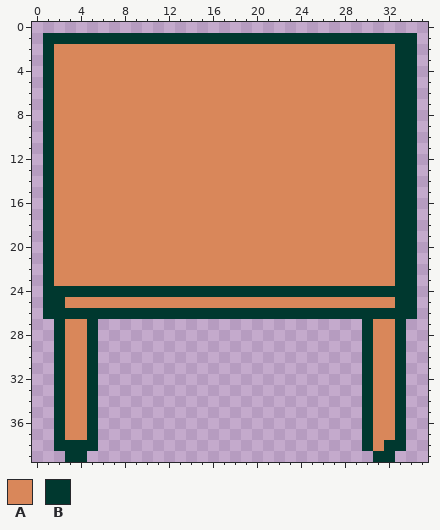
A pixel-art sprite gets an edit: assets/images/props/cafe/cafe-table.png. Above is the file before it was changed.
The file is 36x40 pixels.
Palette (. is transparent): A #d9875a  B #00382f
Once edited:
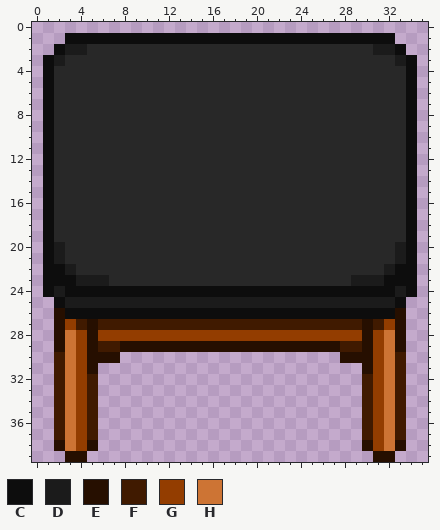
Colours new in this view: C #0d0d0d  D #1b1b1b  E #260f00  F #401a00  G #933d00  H #cd7434
Difference:
{"colour":"A","old":"#d9875a","new":"#282828"}
{"y":1,"x":1,"old":"BBBBBBBBBBBBBBBBBBBBBBBBBBBBBBBBBB","new":"..CCCCCCCCCCCCCCCCCCCCCCCCCCCCCC.."}
{"y":2,"x":1,"old":"BAAA","new":".CDD"}
{"y":2,"x":31,"old":"AABB","new":"DDC."}
{"y":3,"x":1,"old":"BA","new":"CD"}
{"y":3,"x":33,"old":"BB","new":"DC"}
{"y":4,"x":1,"old":"B","new":"C"}
{"y":4,"x":33,"old":"BB","new":"AC"}
{"y":5,"x":1,"old":"B","new":"C"}
{"y":5,"x":33,"old":"BB","new":"AC"}
{"y":6,"x":1,"old":"B","new":"C"}
{"y":6,"x":33,"old":"BB","new":"AC"}
{"y":7,"x":1,"old":"B","new":"C"}
{"y":7,"x":33,"old":"BB","new":"AC"}
{"y":8,"x":1,"old":"B","new":"C"}
{"y":8,"x":33,"old":"BB","new":"AC"}
{"y":9,"x":1,"old":"B","new":"C"}
{"y":9,"x":33,"old":"BB","new":"AC"}
{"y":10,"x":1,"old":"B","new":"C"}
{"y":10,"x":33,"old":"BB","new":"AC"}
{"y":11,"x":1,"old":"B","new":"C"}
{"y":11,"x":33,"old":"BB","new":"AC"}
{"y":12,"x":1,"old":"B","new":"C"}
{"y":12,"x":33,"old":"BB","new":"AC"}
{"y":13,"x":1,"old":"B","new":"C"}
{"y":13,"x":33,"old":"BB","new":"AC"}
{"y":14,"x":1,"old":"B","new":"C"}
{"y":14,"x":33,"old":"BB","new":"AC"}
{"y":15,"x":1,"old":"B","new":"C"}
{"y":15,"x":33,"old":"BB","new":"AC"}
{"y":16,"x":1,"old":"B","new":"C"}
{"y":16,"x":33,"old":"BB","new":"AC"}
{"y":17,"x":1,"old":"B","new":"C"}
{"y":17,"x":33,"old":"BB","new":"AC"}
{"y":18,"x":1,"old":"B","new":"C"}
{"y":18,"x":33,"old":"BB","new":"AC"}
{"y":19,"x":1,"old":"B","new":"C"}
{"y":19,"x":33,"old":"BB","new":"AC"}
{"y":20,"x":1,"old":"BA","new":"CD"}
{"y":20,"x":33,"old":"BB","new":"DC"}
{"y":21,"x":1,"old":"BA","new":"CD"}
{"y":21,"x":33,"old":"BB","new":"DC"}
{"y":22,"x":1,"old":"BAA","new":"CCD"}
{"y":22,"x":32,"old":"ABB","new":"DCC"}
{"y":23,"x":1,"old":"BAAAAA","new":"CCCDDD"}
{"y":23,"x":29,"old":"AAAABB","new":"DDDCCC"}
{"y":24,"x":1,"old":"BBBBBBBBBBBBBBBBBBBBBBBBBBBBBBBBBB","new":"CDCCCCCCCCCCCCCCCCCCCCCCCCCCCCCCDC"}
{"y":25,"x":1,"old":"BBAAAAAAAAAAAAAAAAAAAAAAAAAAAAAABB","new":".CDDDDDDDDDDDDDDDDDDDDDDDDDDDDDDC."}
{"y":26,"x":1,"old":"BBBBBBBBBBBBBBBBBBBBBBBBBBBBBBBBBB","new":".ECCCCCCCCCCCCCCCCCCCCCCCCCCCCCCE."}
{"y":27,"x":2,"old":"BAAB........................BAAB","new":"EGFEFFFFFFFFFFFFFFFFFFFFFFFFEFGE"}
{"y":28,"x":2,"old":"BAAB........................BAAB","new":"EHGEGGGGGGGGGGGGGGGGGGGGGGGGEGHE"}
{"y":29,"x":2,"old":"BAAB........................BAAB","new":"EHGEFFEEEEEEEEEEEEEEEEEEEEFFEGHE"}
{"y":30,"x":2,"old":"BAAB..","new":"FHGEEE"}
{"y":30,"x":28,"old":"..BAAB","new":"EEEGHF"}
{"y":31,"x":2,"old":"BAAB","new":"FHGE"}
{"y":31,"x":30,"old":"BAAB","new":"EGHF"}
{"y":32,"x":2,"old":"BAAB","new":"FHGF"}
{"y":32,"x":30,"old":"BAAB","new":"FGHF"}
{"y":33,"x":2,"old":"BAAB","new":"FHGF"}
{"y":33,"x":30,"old":"BAAB","new":"FGHF"}
{"y":34,"x":2,"old":"BAAB","new":"FHGF"}
{"y":34,"x":30,"old":"BAAB","new":"FGHF"}
{"y":35,"x":2,"old":"BAAB","new":"FHGF"}
{"y":35,"x":30,"old":"BAAB","new":"FGHF"}
{"y":36,"x":2,"old":"BAAB","new":"FHGF"}
{"y":36,"x":30,"old":"BAAB","new":"FGHF"}
{"y":37,"x":2,"old":"BAAB","new":"FHGF"}
{"y":37,"x":30,"old":"BAAB","new":"FGHF"}
{"y":38,"x":2,"old":"BBBB","new":"EHGE"}
{"y":38,"x":30,"old":"BABB","new":"EGHE"}
{"y":39,"x":3,"old":"BB","new":"EE"}
{"y":39,"x":31,"old":"BB","new":"EE"}
{"label":"changed","picture_box":[43,33,417,462]}
